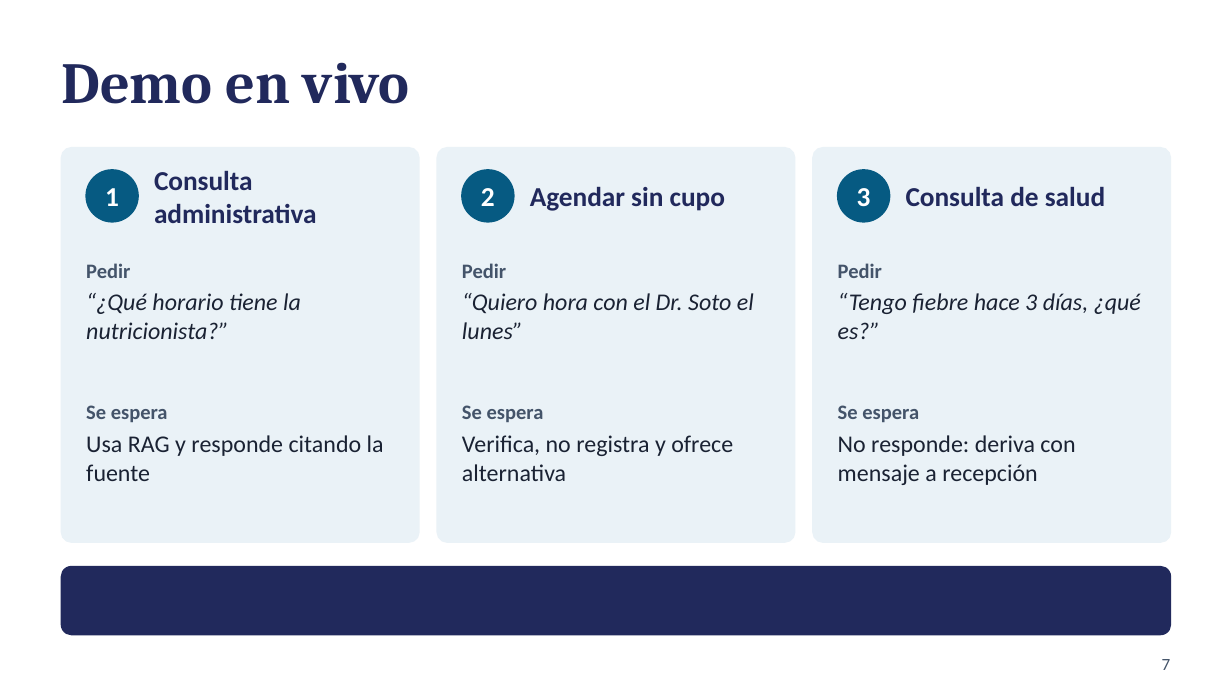
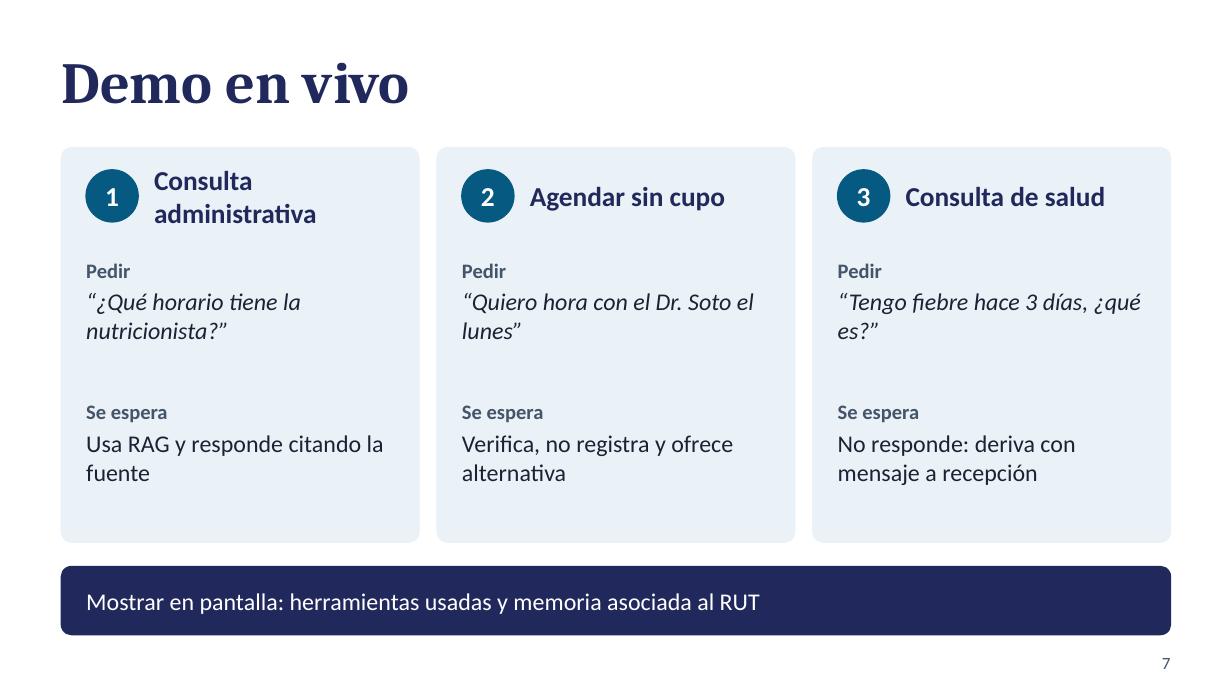
Before and after one commit to Gonzalo25U/agente-funcional-vitalis, a slide deck: slide 7 of EP2_Vitalis_Presentacion.pptx. Drawn at 1232x693 pixels with LibreOffice and Linux fonts; fonts in the diff are those of the drawing. Boxes give left, top, right and bottom in pixels: in the first picture for what was removed or moved away, otherwise in the second. Text is boxed around its words. In the diff, an @@ line names an element or a change of style, - is before the commit and + after.

```diff
--- a/EP2_Vitalis_Presentacion.pptx
+++ b/EP2_Vitalis_Presentacion.pptx
@@ text added at (x1=86, y1=593, x2=760, y2=614), 14 pt, text #FFFFFF @@
+Mostrar en pantalla: herramientas usadas y memoria asociada al RUT
```
Also in this commit, not shown: 5 other slides changed, 1 other file.
